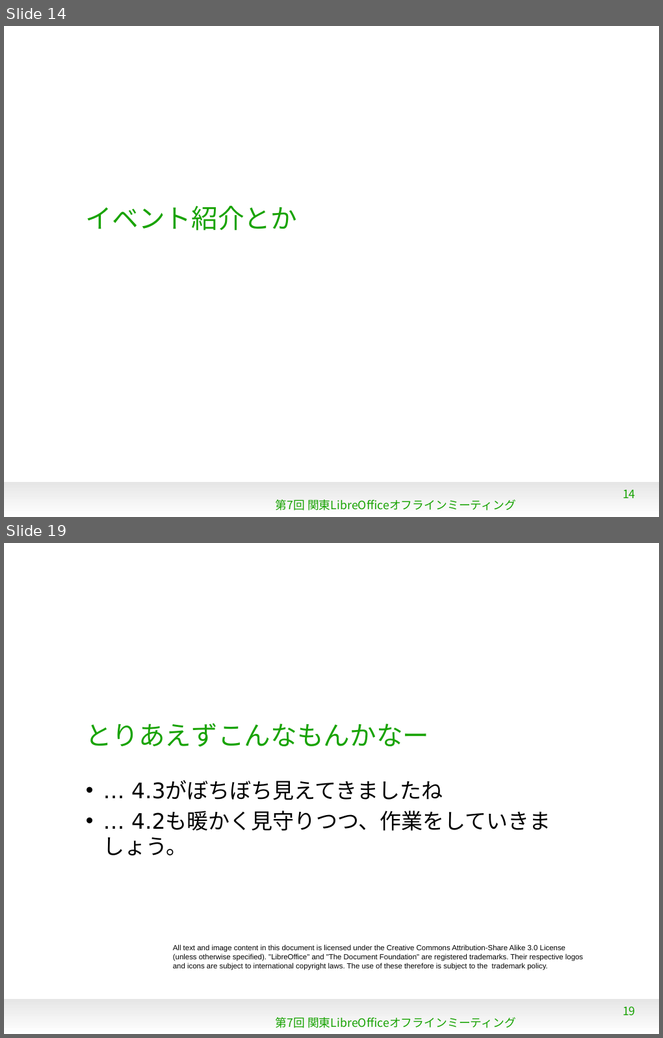
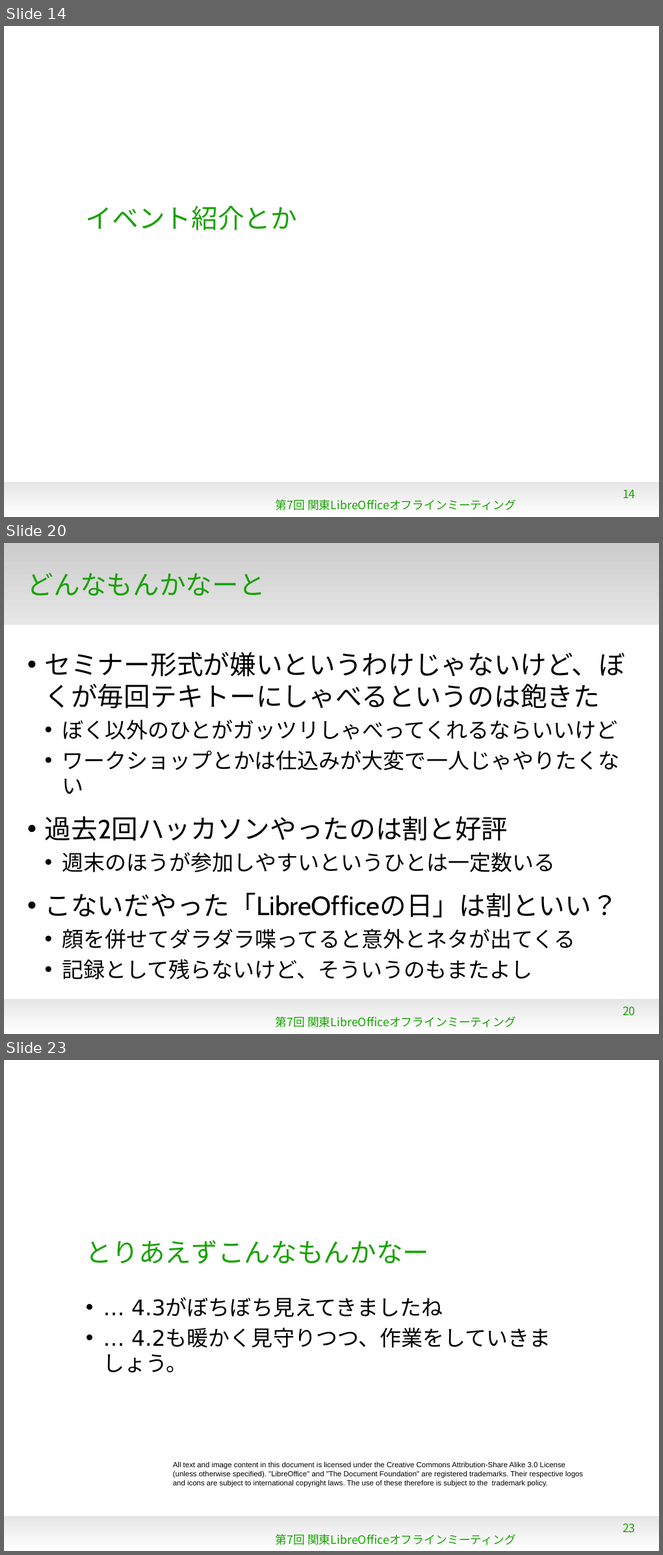
Before and after one commit to naruoga/KantoLibreOffice, a slide deck: May2014/201405news.odp. Shown one above the other, each under a label of ours: slides 14 and 19 before the commit, slides 14, 20 and 23 after it; the slides between them are not shown. The pictures are 663x1038 and 663x1555 pixels, drawn with LibreOffice and Linux fonts; fonts in the diff are those of the drawing; background and template pictures are left out. Boxes give left, top, right and bottom in pixels: in the first picture for what was removed or moved away, otherwise in the second. Text is boxed around its words. In the diff, an @@ line names an element or a change of style, - is before the commit and + after.

Commit message:
May2014/201405news.odp - 関東オフの今後について少し書き直し

```diff
--- a/May2014/201405news.odp
+++ b/May2014/201405news.odp
@@ slide 20 added at bbox=[4, 543, 659, 1034], background #FFFFFF; not listed: 1 template element that a slide beside it also shows @@
@@ rectangle added at bbox=[4, 543, 659, 625], fill gradient #CCCCCC to #E6E6E6 @@
@@ title added at bbox=[27, 573, 265, 596], 32 pt, text #18A303 @@
+どんなもんかなーと
@@ text added at bbox=[45, 652, 625, 980], 26 pt, text #000000 @@
+• セミナー形式が嫌いというわけじゃないけど、ぼくが毎回テキトーにしゃべるというのは飽きた
+  • ぼく以外のひとがガッツリしゃべってくれるならいいけど
+  • ワークショップとかは仕込みが大変で一人じゃやりたくない
+• 過去2回ハッカソンやったのは割と好評
+  • 週末のほうが参加しやすいというひとは一定数いる
+• こないだやった「LibreOfficeの日」は割といい？
+  • 顔を併せてダラダラ喋ってると意外とネタが出てくる
+  • 記録として残らないけど、そういうのもまたよし
@@ page number added at bbox=[623, 1006, 636, 1016], 14 pt, text #18A303 @@
+20
@@ text added at bbox=[276, 1017, 516, 1028], 14 pt, text #18A303 @@
+第7回 関東LibreOfficeオフラインミーティング
@@ what was slide 19 is now slide 23 @@
@@ page number at bbox=[623, 1523, 636, 1533]: text changed @@
-19
+23
```
Also in this commit, not shown: 13 slides changed, 3 other slides added.
